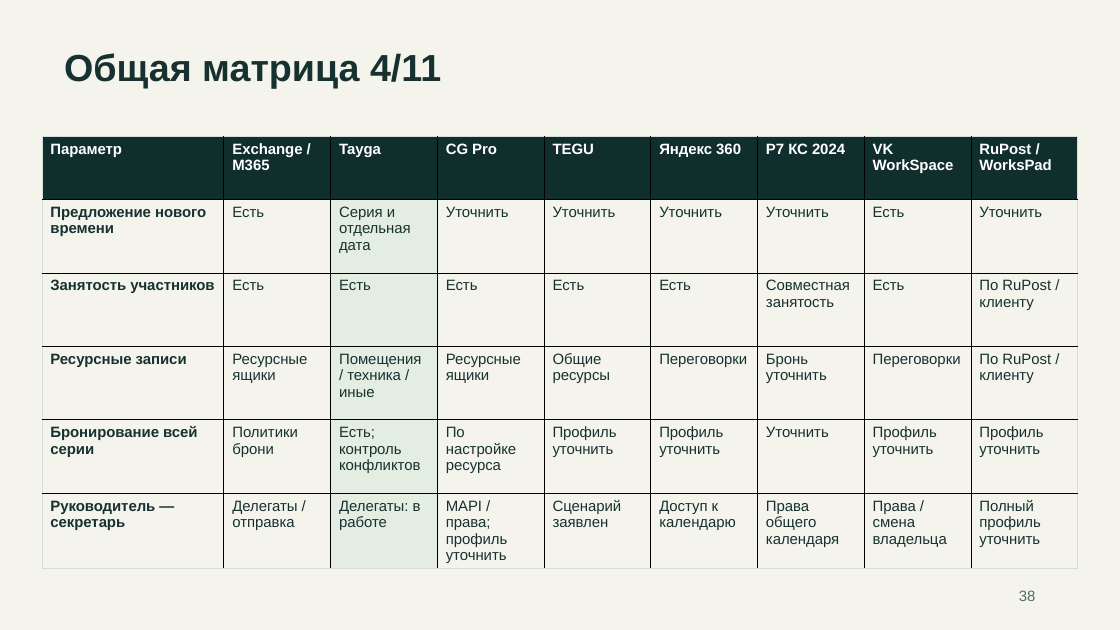
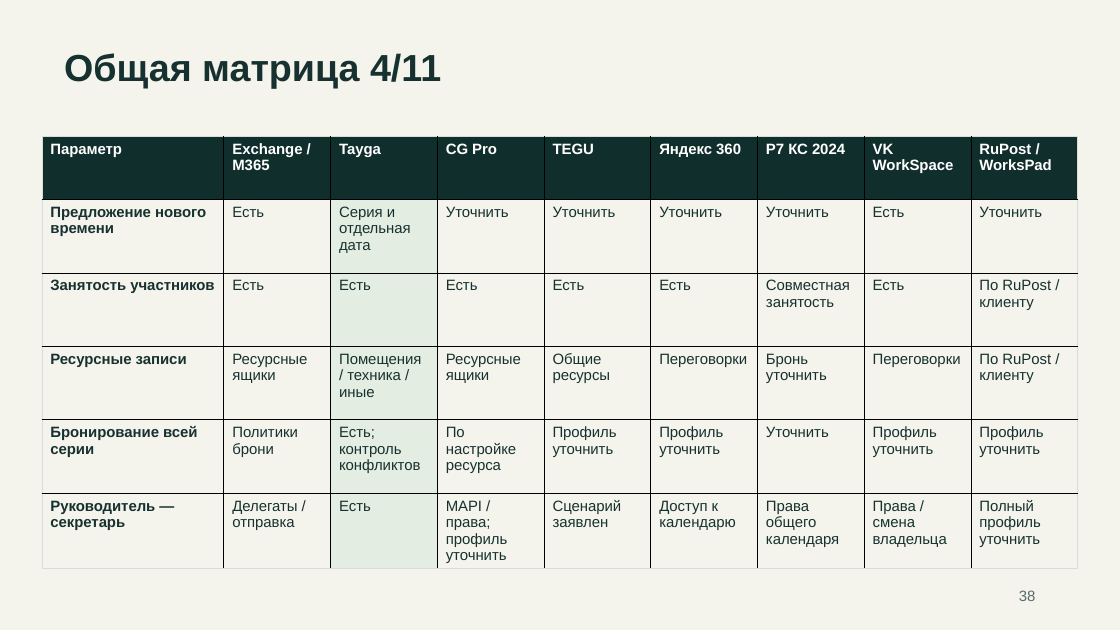
Before and after one commit to rkislov/tayga-mail-server, a slide deck: slide 38 of docs/presentations/tayga-competitors-2026-11-19.pptx. Drawn at 1120x630 pixels with LibreOffice and Linux fonts; fonts in the diff are those of the drawing. Boxes give left, top, right and bottom in pixels: in the first picture for what was removed or moved away, otherwise in the second. Text is boxed around its words. In the diff, an @@ line names an element or a change of style, - is before the commit and + after.

```diff
--- a/docs/presentations/tayga-competitors-2026-11-19.pptx
+++ b/docs/presentations/tayga-competitors-2026-11-19.pptx
@@ table at (x1=42, y1=136, x2=1078, y2=567) @@
-row 6, column 3: Делегаты: в работе
+row 6, column 3: Есть
```
Also in this commit, not shown: 3 other slides changed, 3 other files.
